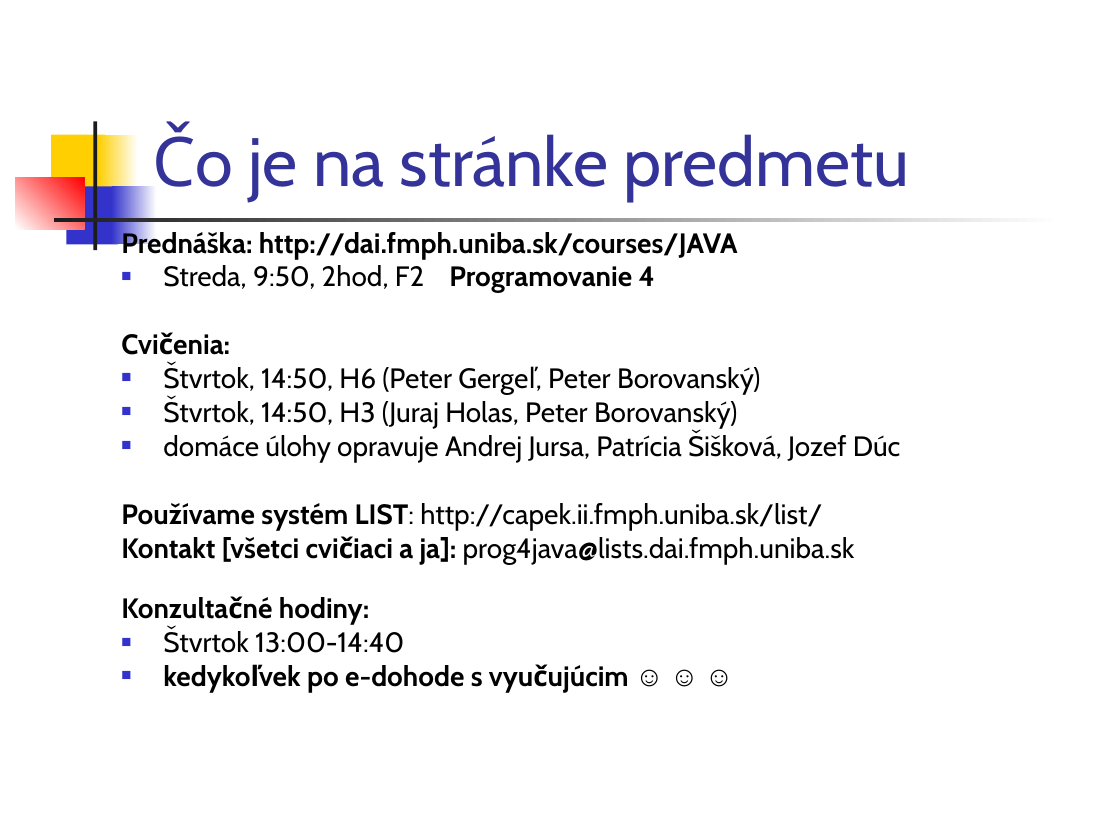
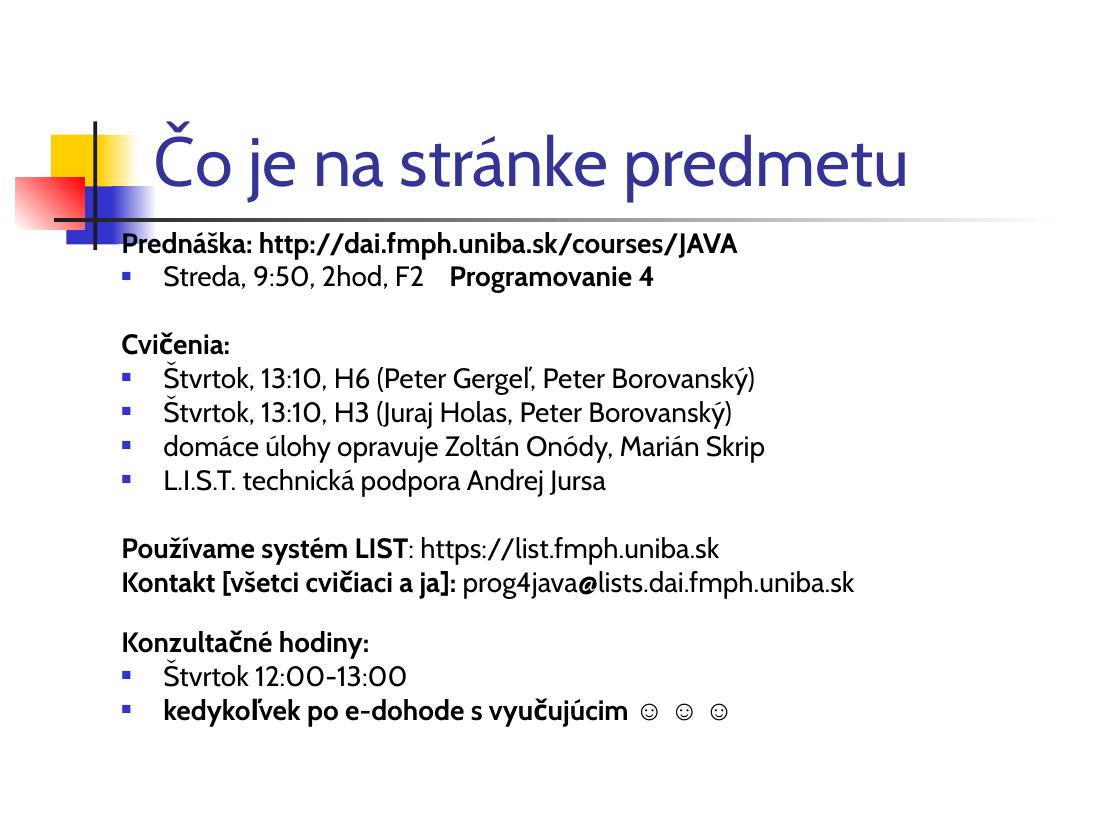
Before and after one commit to Programovanie4/Prednasky, a slide deck: slide 2 of 01/01_java.ppt. Drawn at 1120x840 pixels with LibreOffice and Linux fonts; fonts in the diff are those of the drawing. Boxes give left, top, right and bottom in pixels: in the first picture for what was removed or moved away, otherwise in the second. Text is boxed around its words. In the diff, an @@ line names an element or a change of style, - is before the commit and + after.

```diff
--- a/01/01_java.ppt
+++ b/01/01_java.ppt
@@ text at box(121, 366, 765, 564): text changed @@
-■ Štvrtok, 14:50, H6 (Peter Gergeľ, Peter Borovanský)
-■ Štvrtok, 14:50, H3 (Juraj Holas, Peter Borovanský)
-■ domáce úlohy opravuje Andrej Jursa, Patrícia Šišková, Jozef Dúc
-Používame systém LIST: http://capek.ii.fmph.uniba.sk/list/
+■ Štvrtok, 13:10, H6 (Peter Gergeľ, Peter Borovanský)
+■ Štvrtok, 13:10, H3 (Juraj Holas, Peter Borovanský)
+■ domáce úlohy opravuje Zoltán Onódy, Marián Skrip
+■ L.I.S.T. technická podpora Andrej Jursa
+Používame systém LIST: https://list.fmph.uniba.sk
@@ text at box(163, 665, 408, 687): text changed @@
-■ Štvrtok 13:00-14:40
+■ Štvrtok 12:00-13:00
```
Also in this commit, not shown: 8 other slides changed, 3 slides added, 1 other file.
